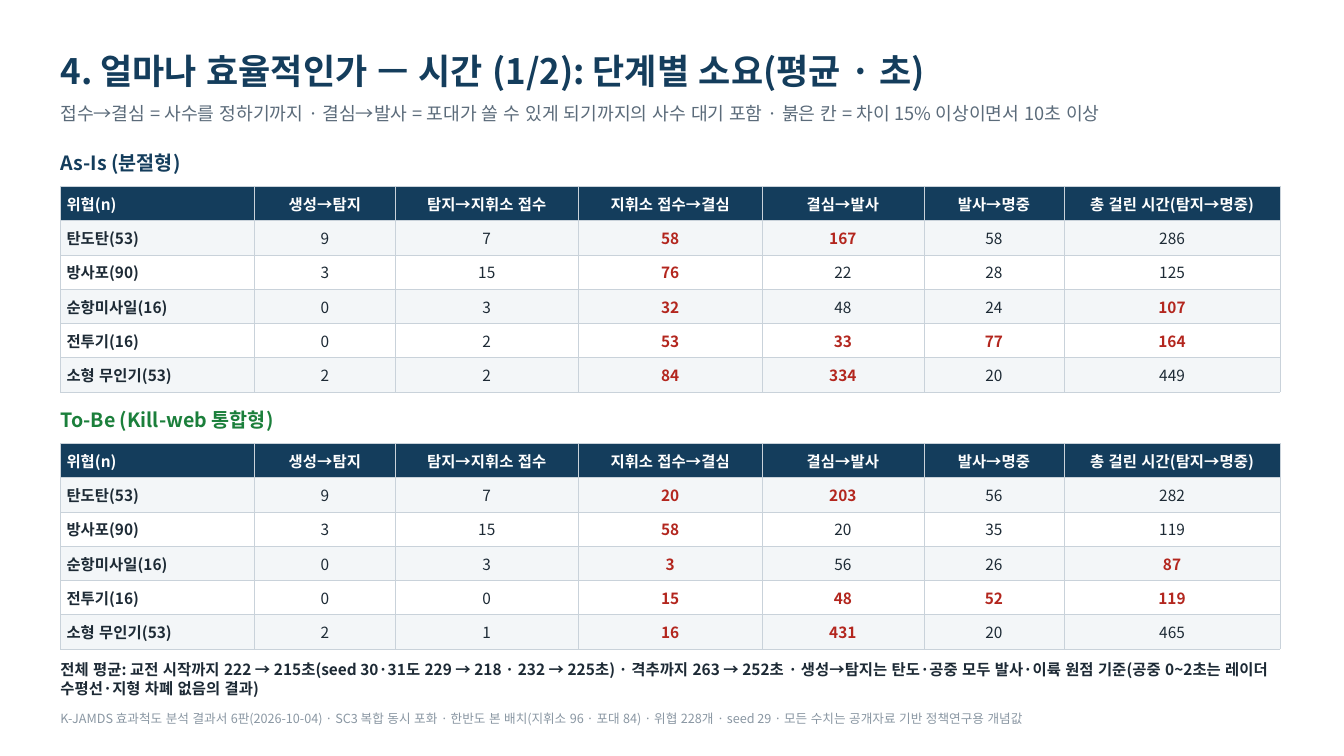
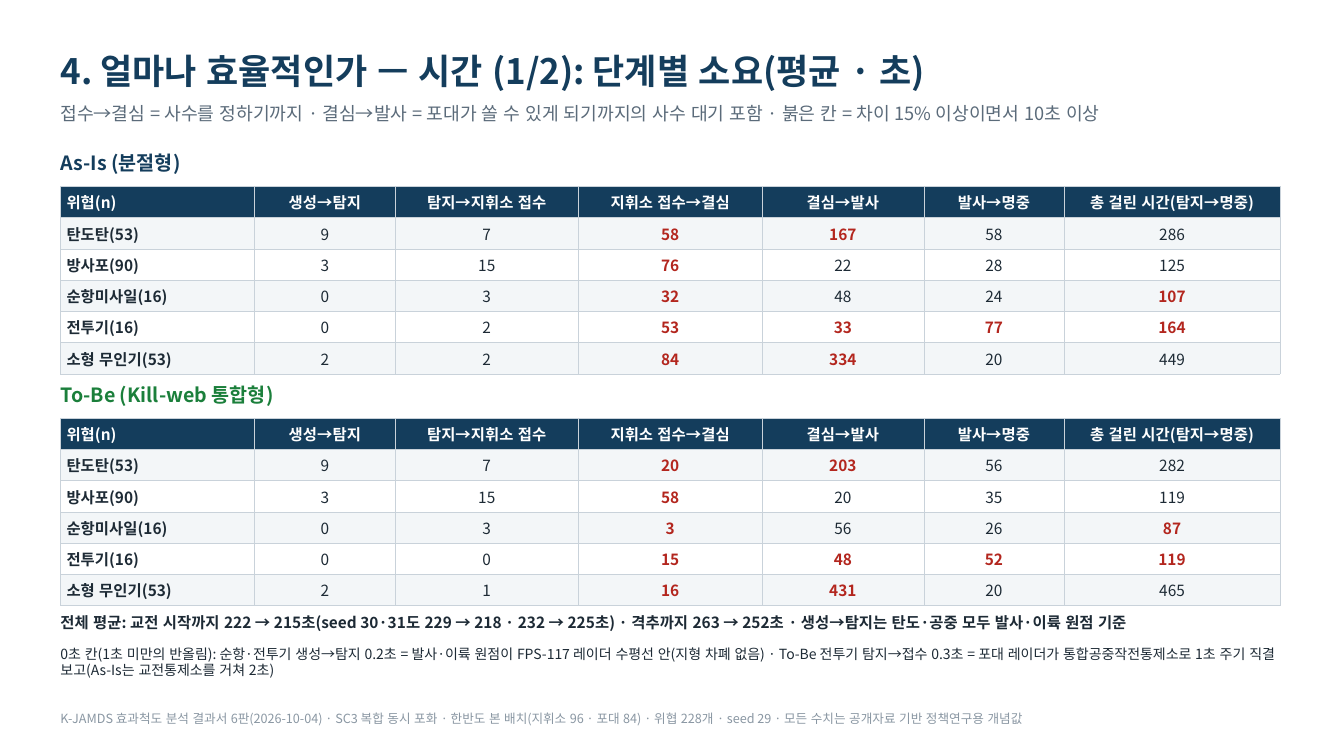
Before and after one commit to DaehyunY00/Air_Defense, a slide deck: slide 6 of K-JAMDS_효과척도_발표정리본.pptx. Drawn at 1344x756 pixels with LibreOffice and Linux fonts; fonts in the diff are those of the drawing. Boxes give left, top, right and bottom in pixels: in the first picture for what was removed or moved away, otherwise in the second. Text is boxed around its words. In the diff, an @@ line names an element or a change of style, - is before the commit and + after.

```diff
--- a/K-JAMDS_효과척도_발표정리본.pptx
+++ b/K-JAMDS_효과척도_발표정리본.pptx
@@ table: place and size @@
-table at (60, 187, 1280, 392)
+table at (60, 187, 1280, 374)
@@ text "To-Be (Kill-web 통합형)": place and size @@
-text "To-Be (Kill-web 통합형)" at (60, 410, 274, 431)
+text "To-Be (Kill-web 통합형)" at (60, 385, 274, 406)
@@ table: place and size @@
-table at (60, 444, 1280, 649)
+table at (60, 418, 1280, 606)
@@ text at (60, 615, 1126, 631): text changed @@
-전체 평균: 교전 시작까지 222 → 215초(seed 30·31도 229 → 218 · 232 → 225초) · 격추까지 263 → 252초 · 생성→탐지는 탄도·공중 모두 발사·이륙 원점 기준(공중 0~2초는 레이더 수평선·지형 차폐 없음의 결과)
+전체 평균: 교전 시작까지 222 → 215초(seed 30·31도 229 → 218 · 232 → 225초) · 격추까지 263 → 252초 · 생성→탐지는 탄도·공중 모두 발사·이륙 원점 기준
@@ text added at (60, 647, 1275, 678), 10 pt, text #1D2A35 @@
+0초 칸(1초 미만의 반올림): 순항·전투기 생성→탐지 0.2초 = 발사·이륙 원점이 FPS-117 레이더 수평선 안(지형 차폐 없음) · To-Be 전투기 탐지→접수 0.3초 = 포대 레이더가 통합공중작전통제소로 1초 주기 직결 보고(As-Is는 교전통제소를 거쳐 2초)
```
Also in this commit, not shown: 6 other files.
